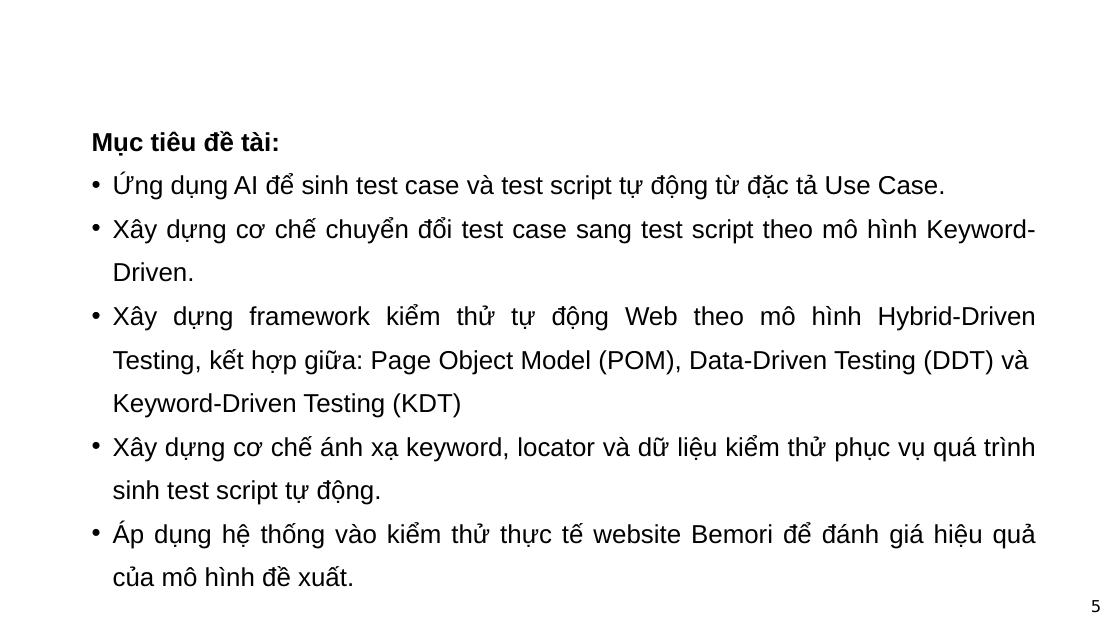
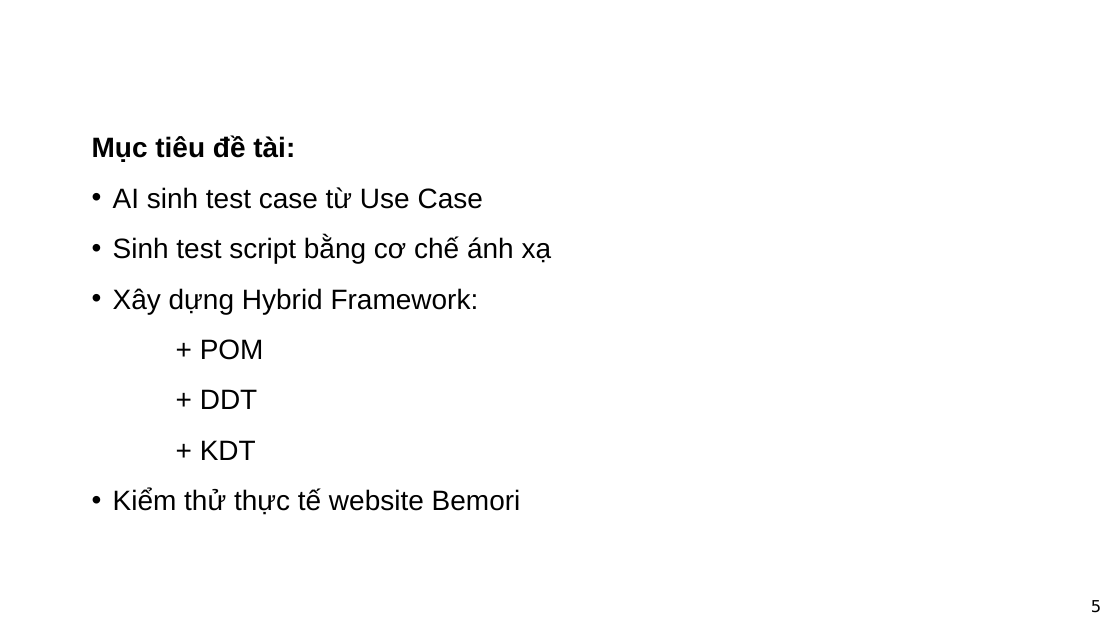
Before and after one commit to LeThiAnh06042004/DoAn4, a slide deck: slide 5 of docs/Đồ án tốt nghiệp/12522012_LeThiAnh_PPThuyetTrinh_V2.pptx. Drawn at 1120x630 pixels with LibreOffice and Linux fonts; fonts in the diff are those of the drawing; background and template pictures are left out. Boxes give left, top, right and bottom in pixels: in the first picture for what was removed or moved away, otherwise in the second. Text is boxed around its words. In the diff, an @@ line names an element or a change of style, - is before the commit and + after.

```diff
--- a/docs/Đồ án tốt nghiệp/12522012_LeThiAnh_PPThuyetTrinh_V2.pptx
+++ b/docs/Đồ án tốt nghiệp/12522012_LeThiAnh_PPThuyetTrinh_V2.pptx
@@ text at <box>92,136,205,162</box>: size 22.2 to 24 pt in "Mục tiêu đề tài:"; line spacing 1.4 to 1.5 @@
@@ text at <box>113,187,552,515</box>: text changed; size 22.2 to 24 pt @@
-• Ứng dụng AI để sinh test case và test script tự động từ đặc tả Use Case.
-• Xây dựng cơ chế chuyển đổi test case sang test script theo mô hình Keyword-Driven.
-• Xây dựng framework kiểm thử tự động Web theo mô hình Hybrid-Driven Testing, kết hợp giữa: Page Object Model (POM), Data-Driven Testing (DDT) và Keyword-Driven Testing (KDT)
-• Xây dựng cơ chế ánh xạ keyword, locator và dữ liệu kiểm thử phục vụ quá trình sinh test script tự động.
-• Áp dụng hệ thống vào kiểm thử thực tế website Bemori để đánh giá hiệu quả của mô hình đề xuất.
+• AI sinh test case từ Use Case
+• Sinh test script bằng cơ chế ánh xạ
+• Xây dựng Hybrid Framework:
++ POM
++ DDT
++ KDT
+• Kiểm thử thực tế website Bemori
```
Also in this commit, not shown: 10 other slides changed, 3 slides added, 2 slides removed, 16 other files.
